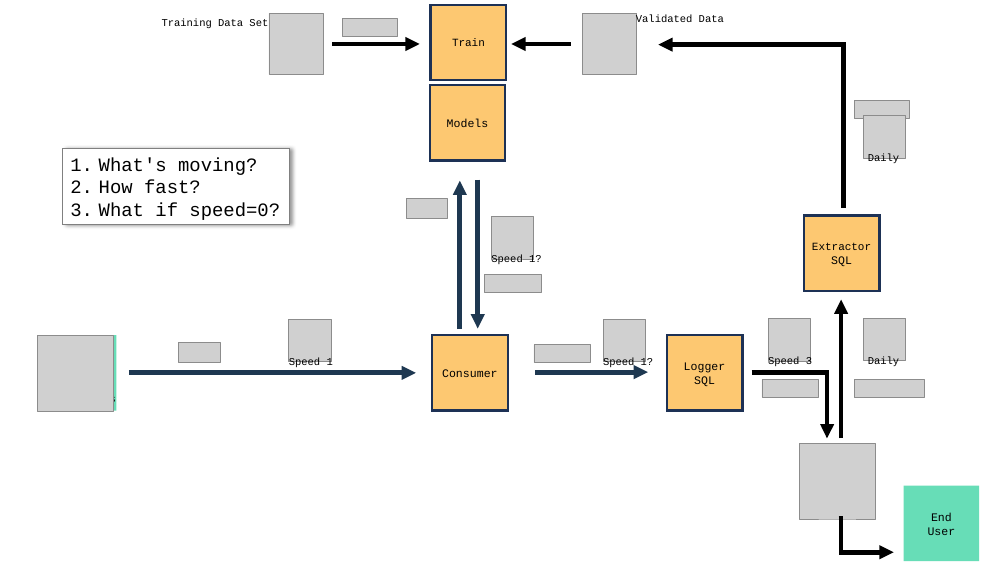
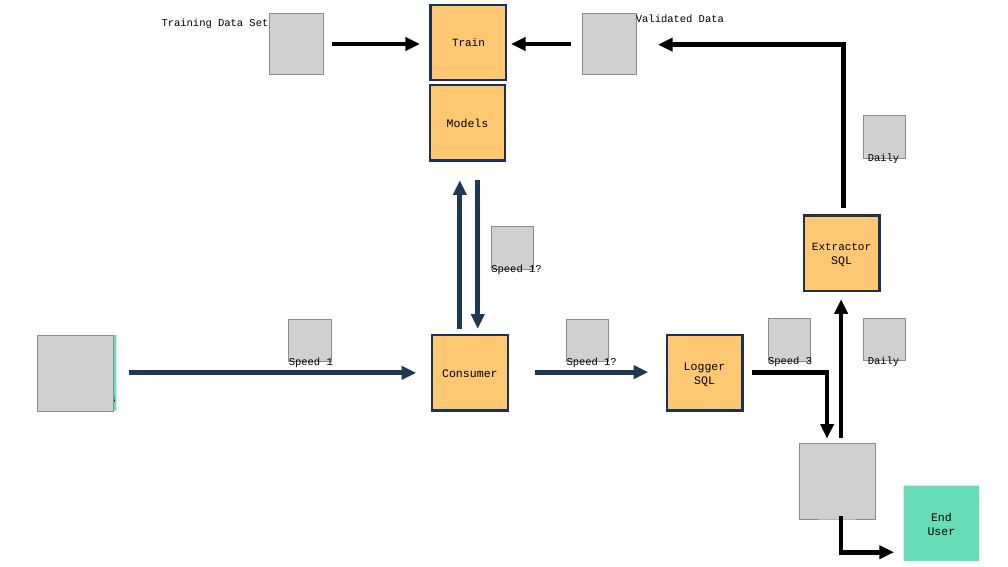
Before and after one commit to 40tude/fraud_detection_2, a slide deck: slide 10 of assets/00_fraud_detection_2_soutenance.pptx (slide 8 before the commit). Drawn at 1008x567 pixels with LibreOffice and Linux fonts; fonts in the diff are those of the drawing; grey boxes stand for pictures. Boxes give left, top, right and bottom in pixels: in the first picture for what was removed or moved away, otherwise in the second. Text is boxed around its words. In the diff, an @@ line names an element or a change of style, - is before the commit and + after.

```diff
--- a/assets/00_fraud_detection_2_soutenance.pptx
+++ b/assets/00_fraud_detection_2_soutenance.pptx
@@ picture removed at [343, 19, 398, 37] @@
@@ picture removed at [854, 101, 910, 119] @@
@@ rectangle removed at [63, 148, 289, 225] @@
-1. What's moving?
-2. How fast?
-3. What if speed=0?
@@ picture removed at [406, 198, 447, 219] @@
@@ picture: place and size @@
-picture at [492, 217, 534, 259]
+picture at [492, 227, 534, 269]
@@ text "Speed 1?": place and size @@
-text "Speed 1?" at [491, 255, 542, 266]
+text "Speed 1?" at [491, 265, 542, 276]
@@ picture removed at [485, 274, 541, 292] @@
@@ picture: place and size @@
-picture at [603, 319, 646, 361]
+picture at [566, 319, 609, 361]
@@ picture removed at [179, 343, 220, 363] @@
@@ picture removed at [534, 345, 591, 362] @@
@@ text "Speed 1?": place and size @@
-text "Speed 1?" at [603, 358, 654, 369]
+text "Speed 1?" at [567, 358, 617, 369]
@@ picture removed at [762, 380, 819, 397] @@
@@ picture removed at [854, 380, 925, 398] @@
```
Also in this commit, not shown: 7 other slides changed, 2 slides added, 8 slides removed.
